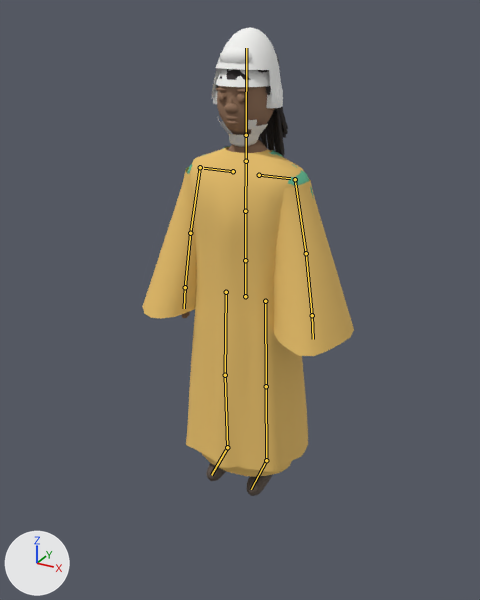
The Blender file assets-src/character_rig_v5.blend as it was, and as the next commit left it.
Both versions are drawn from a camera (50 mm lens) standing at (1.28, -2.39, 2.12) and looking at (0.07, -0.18, 1.02). Every picture has the same lights, and +X, +Y and +Z are marked at lower left. The first picture is the older version. The bones that bend it are drawn over the model as lines.

The first picture shows 'Beard', 'Cloth_Boubou', 'Cloth_Headwrap', 'Cloth_Kufi', 'Cloth_Shoes', 'Cloth_Skirt', 'Cloth_Tee', 'DR_Body', 'Hair_Braids', 'Hair_Locs', 'Hair_Short'.
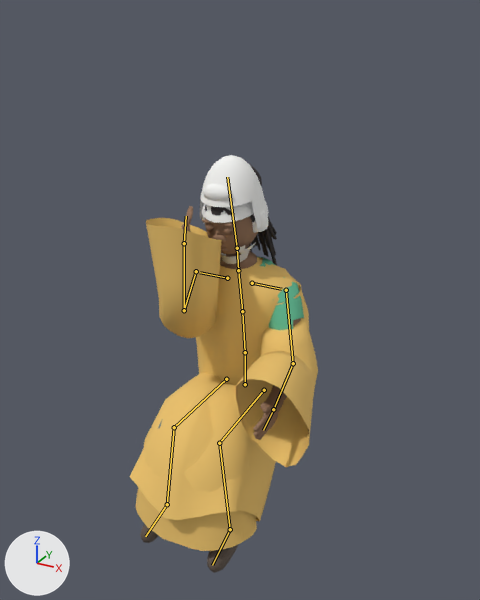
The newer file adds an action. The first version stands in its rest pose; the second is drawn at frame 14 of the action 'Eat'.

Changed parts and their boxes (x1, y1, x2, y2) in the pictures (480 x 600 px):
'Cloth_Boubou', posed (11% narrower, 7% shorter)
    before: (142, 147, 354, 472)
    after: (130, 218, 318, 521)
'Cloth_Skirt', posed
    before: (202, 454, 292, 476)
    after: (135, 373, 257, 551)
'Cloth_Headwrap', posed
    before: (212, 27, 283, 108)
    after: (200, 155, 269, 233)
'DR_Body', posed
    before: (182, 86, 275, 318)
    after: (182, 206, 301, 440)
'Cloth_Tee', posed (mostly hidden before)
    before: (187, 146, 314, 199)
    after: (257, 256, 304, 330)
'Cloth_Kufi', posed
    before: (216, 69, 270, 87)
    after: (202, 201, 254, 223)
'Cloth_Shoes', posed (46% wider, 47% taller)
    before: (206, 463, 273, 496)
    after: (140, 524, 238, 573)
'Hair_Braids', posed
    before: (216, 85, 285, 158)
    after: (246, 218, 277, 266)
'Beard', posed
    before: (217, 117, 268, 147)
    after: (221, 242, 256, 264)
'Hair_Locs', posed
    before: (216, 69, 288, 138)
    after: (205, 206, 277, 240)
'Hair_Puff', posed (not visible before)
    after: (250, 165, 262, 185)
'Hair_Short', posed (not visible afterwards)
    before: (217, 86, 276, 113)
bone 'spine', root to tip
    before: (245, 260) to (245, 211)
    after: (245, 352) to (242, 311)
bone 'chest', root to tip
    before: (245, 211) to (246, 161)
    after: (242, 311) to (238, 270)
bone 'neck', root to tip
    before: (246, 161) to (246, 135)
    after: (238, 270) to (237, 248)
bone 'head', root to tip
    before: (246, 135) to (246, 48)
    after: (237, 248) to (227, 177)
bone 'upper_arm.L', root to tip
    before: (295, 179) to (306, 253)
    after: (286, 290) to (293, 363)
bone 'forearm.L', root to tip
    before: (306, 253) to (312, 315)
    after: (293, 363) to (273, 409)
bone 'upper_arm.R', root to tip
    before: (200, 167) to (190, 233)
    after: (196, 271) to (184, 310)
bone 'forearm.R', root to tip
    before: (190, 233) to (185, 287)
    after: (184, 310) to (184, 243)
bone 'thigh.L', root to tip
    before: (265, 301) to (266, 386)
    after: (264, 390) to (219, 443)
bone 'shin.L', root to tip
    before: (266, 386) to (266, 460)
    after: (219, 443) to (230, 529)
bone 'foot.L', root to tip
    before: (266, 460) to (251, 489)
    after: (230, 529) to (212, 565)
bone 'thigh.R', root to tip
    before: (226, 292) to (225, 375)
    after: (226, 379) to (174, 427)
bone 'shin.R', root to tip
    before: (225, 375) to (227, 447)
    after: (174, 427) to (167, 504)
bone 'foot.R', root to tip
    before: (227, 447) to (211, 475)
    after: (167, 504) to (145, 536)

The change in detail:
Bone 'root' (bone_root) moves from (0.0, 0.0, 0.0) to (0.0, 0.0, -0.45).
Bone 'spine' (bone_spine) turns from (0, 0, 0) to (7, 0, 0) degrees about its own x, y and z.
Bone 'chest' (bone_chest) turns from (0, 0, 0) to (3, 0, 0) degrees about its own x, y and z.
Bone 'neck' (bone_neck) turns from (0, 0, 0) to (-3, 0, 0) degrees about its own x, y and z.
Bone 'head' (bone_head) turns from (0, 0, 0) to (6, 0, 0) degrees about its own x, y and z.
Bone 'upper_arm.L' (bone_upper_arm_l) turns from (0, 0, 0) to (-26, -7, -10) degrees about its own x, y and z.
Bone 'forearm.L' (bone_forearm_l) turns from (0, 0, 0) to (-56, -11, -3) degrees about its own x, y and z.
Bone 'upper_arm.R' (bone_upper_arm_r) turns from (0, 0, 0) to (-97, -9, 19) degrees about its own x, y and z.
Bone 'forearm.R' (bone_forearm_r) turns from (0, 0, 0) to (-114, 20, -4) degrees about its own x, y and z.
Bone 'thigh.L' (bone_thigh_l) turns from (0, 0, 0) to (-87, -3, -7) degrees about its own x, y and z.
Bone 'shin.L' (bone_shin_l) turns from (0, 0, 0) to (83, 0, 0) degrees about its own x, y and z.
Bone 'foot.L' (bone_foot_l) turns from (0, 0, 0) to (4, 0, 0) degrees about its own x, y and z.
Bone 'thigh.R' (bone_thigh_r) turns from (0, 0, 0) to (-87, 3, 7) degrees about its own x, y and z.
Bone 'shin.R' (bone_shin_r) turns from (0, 0, 0) to (83, 0, 0) degrees about its own x, y and z.
Bone 'foot.R' (bone_foot_r) turns from (0, 0, 0) to (4, 0, 0) degrees about its own x, y and z.
